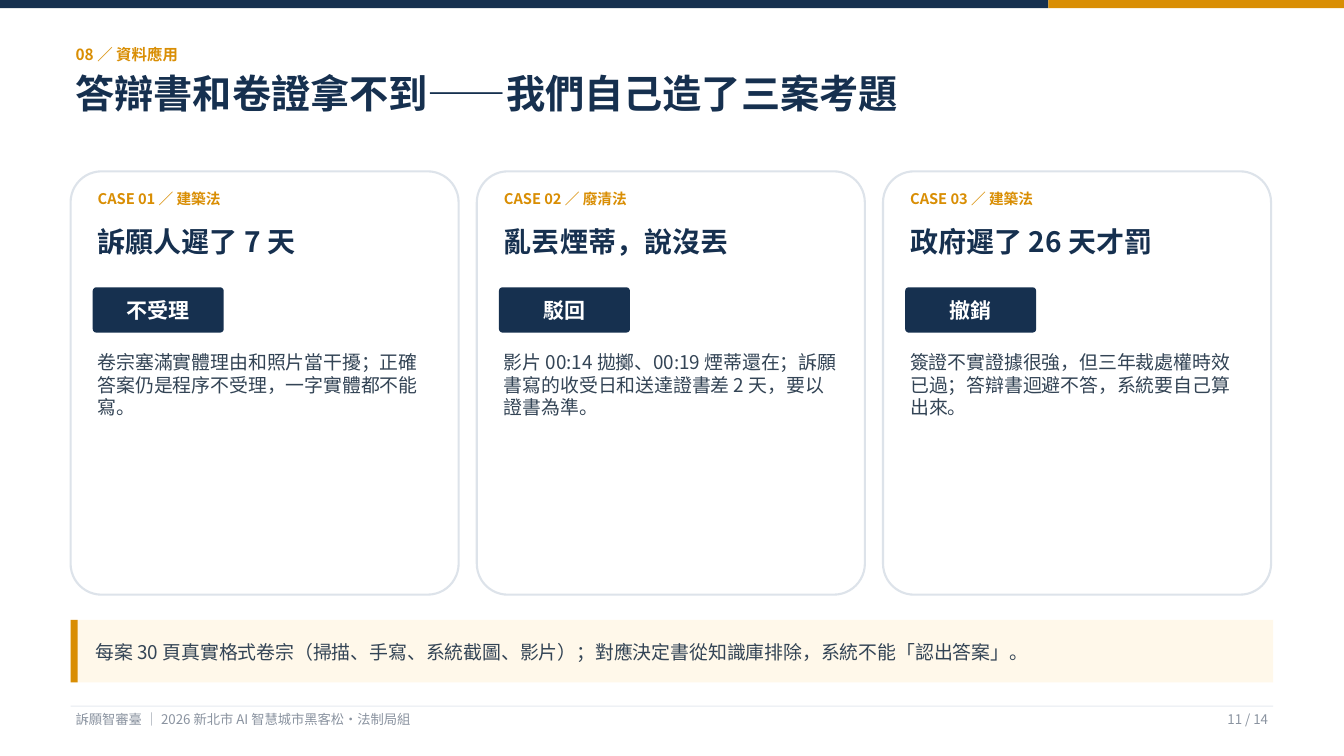
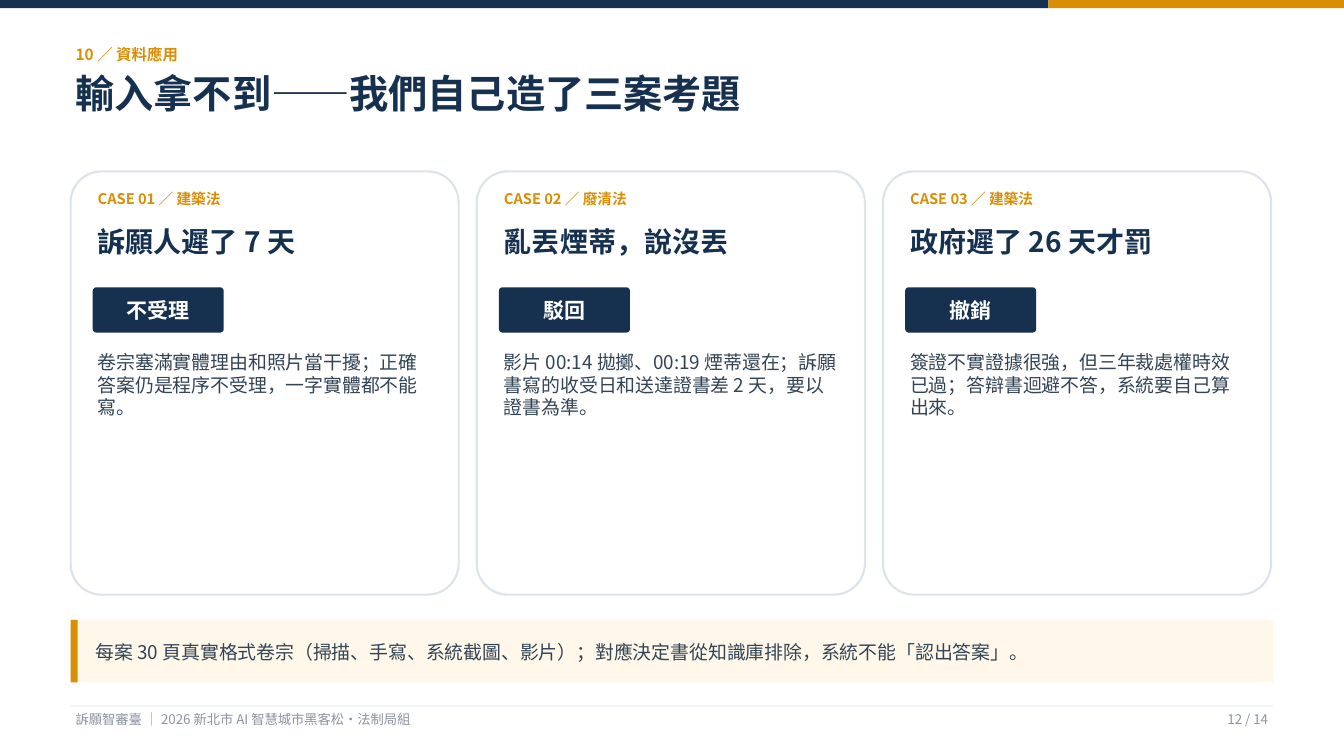
Before and after one commit to KevinMursh/hackathon_wisxxxx, a slide deck: slide 12 of docs/提案/提案簡報-訴願智審臺.pptx (slide 11 before the commit). Drawn at 1344x756 pixels with LibreOffice and Linux fonts; fonts in the diff are those of the drawing. Boxes give left, top, right and bottom in pixels: in the first picture for what was removed or moved away, otherwise in the second. Text is boxed around its words. In the diff, an @@ line names an element or a change of style, - is before the commit and + after.

```diff
--- a/docs/提案/提案簡報-訴願智審臺.pptx
+++ b/docs/提案/提案簡報-訴願智審臺.pptx
@@ text at <box>76,47,178,62</box>: text changed @@
-08 ／ 資料應用
+10 ／ 資料應用
@@ text at <box>76,74,741,112</box>: text changed @@
-答辯書和卷證拿不到——我們自己造了三案考題
+輸入拿不到——我們自己造了三案考題
@@ text at <box>1227,714,1268,724</box>: text changed @@
-11 / 14
+12 / 14
```
Also in this commit, not shown: 9 other slides changed, 3 slides added, 3 slides removed, 3 other files.
